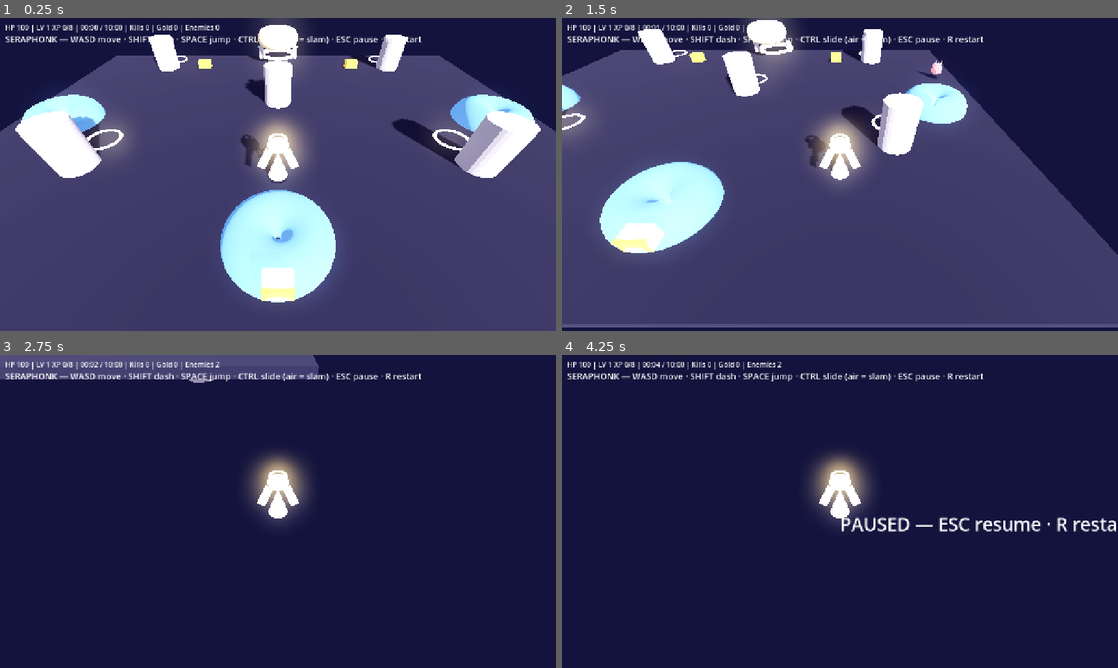
Above: before the commit, frames 1-4 (two rows, left to right).
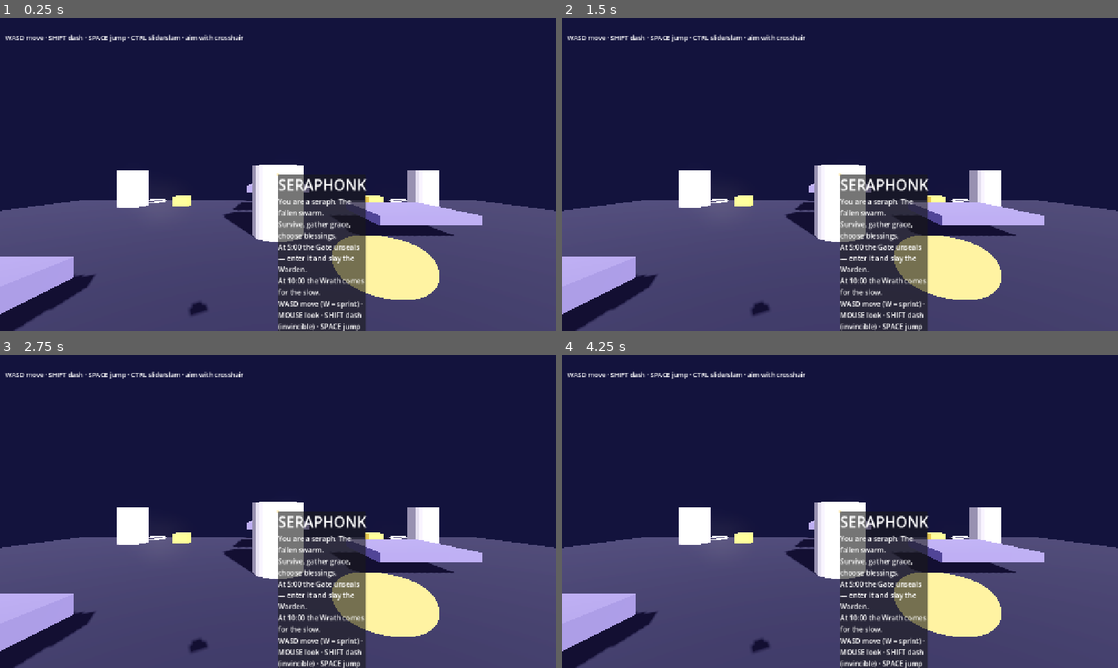
Above: after the commit, the same moments.

Repository: hl0659/seraphonk
Game: Godot game, scene res://scenes/main.tscn
Same seed, same stepped clock (60 frames per second), same inputs: the game is played once before the commit and once after it.
Inputs (mouse positions are in pixels of both pictures, inside the frame that each line leads up to):
- Up to frame 1 (0.25 s): no input
- Up to frame 2 (1.5 s): move the mouse to (962, 158) at 0.52 s; hold D (move_right) 0.53-1.28 s; hold Ctrl (slide) 0.53-1.28 s; tap Shift (dash) at 0.6 s; tap Space (jump) at 0.77, 1.07 s; move the mouse to (728, 190) at 1.27 s; hold S (move_back) from 1.28 s (still down); tap Ctrl (slide) at 1.35 s
- Up to frame 3 (2.75 s): tap Space (jump) at 1.52, 1.55, 1.82, 2.1 s; move the mouse to (333, 442) at 2.02 s; release S (move_back) at 2.03 s; hold D (move_right) from 2.03 s (still down); tap Shift (dash) at 2.3 s
- Up to frame 4 (4.25 s): move the mouse to (812, 574) at 2.77 s; release D (move_right) at 2.78 s; hold W (move_forward) 2.78-3.53 s; tap Shift (dash) at 2.85 s; tap Space (jump) at 3.02, 3.32, 3.77, 3.8, 4.07 s; tap Ctrl (slide) at 3.05 s; tap Enter at 3.5 s; move the mouse to (1006, 558) at 3.52 s; hold A (move_left) from 3.53 s (still down); hold Ctrl (slide) from 3.53 s (still down); tap Escape (ui_cancel) at 4.15 s

The runs differ from the first frame. In frame 1, 60% of the frame differs, in the area x 0-100%, y 0-100%; in frame 2, 58%; in frame 3, 46%; in frame 4, 43%.

Commit message:
feat(fps): first-person controller + flyers + onboarding + platforms + crosshair aim

Diff:
--- a/godot/scenes/main.tscn
+++ b/godot/scenes/main.tscn
@@ -30,9 +30,9 @@
 script = ExtResource("2")
 
 [node name="Cam" type="Camera3D" parent="Player"]
-transform = Transform3D(1, 0, 0, 0, 0.7, 0.7, 0, -0.7, 0.7, 0, 9, 9)
+transform = Transform3D(1, 0, 0, 0, 1, 0, 0, 0, 1, 0, 1.62, 0)
 current = true
-fov = 70.0
+fov = 75.0
 
 [node name="Director" type="Node3D" parent="."]
 script = ExtResource("3")
--- a/godot/scripts/enemy.gd
+++ b/godot/scripts/enemy.gd
@@ -6,12 +6,15 @@
 var radius := 0.6
 var contact := 8.0
 var elite := false
+var flying := false
+var base_y := 0.0
 var mesh: MeshInstance3D
 var mat: StandardMaterial3D
 var flash := 0.0
 
-func setup(p_elite: bool, hp_scale: float) -> void:
+func setup(p_elite: bool, hp_scale: float, p_flying: bool = false) -> void:
 	elite = p_elite
+	flying = p_flying and not p_elite
 	var mult := 6.0 if elite else 1.0
 	max_hp = (90.0 if elite else 20.0) * hp_scale * mult / (6.0 if elite else 1.0)
 	if elite:
@@ -20,6 +23,27 @@
 	speed = (2.4 if elite else 3.2 + randf() * 1.2) * (1.0 + hp_scale * 0.03)
 	radius = 1.1 if elite else 0.6
 	contact = 16.0 if elite else 8.0
+	if flying:
+		hp = 12.0 * hp_scale
+		max_hp = hp
+		speed = 4.5
+		radius = 0.45
+		contact = 6.0
+		base_y = 3.0
+		mesh = MeshInstance3D.new()
+		var wm := SphereMesh.new()
+		wm.radius = radius
+		wm.height = radius * 2.0
+		mesh.mesh = wm
+		mat = StandardMaterial3D.new()
+		mat.albedo_color = Color(0.6, 0.9, 1.0)
+		mat.emission_enabled = true
+		mat.emission = Color(0.4, 0.8, 1.0)
+		mat.emission_energy_multiplier = 2.0
+		mesh.material_override = mat
+		mesh.position.y = base_y
+		add_child(mesh)
+		return
 	if ResourceLoader.exists("res://assets/models/fallen.glb"):
 		var ps := load("res://assets/models/fallen.glb") as PackedScene
 		if ps:
@@ -96,6 +120,11 @@
 	if flash > 0.0:
 		flash = maxf(0.0, flash - dt * 6.0)
 		mat.emission_energy_multiplier = 0.7 + flash * 3.0
+	if flying:
+		# hover + bob; game.gd steers XZ and dive
+		mesh.position.y = base_y + sin(Time.get_ticks_msec() / 280.0 + float(get_instance_id() % 10)) * 0.4
+		mesh.rotation.y += dt * 3.0
+		return
 	# hover bob
 	if mesh:
 		mesh.position.y = radius * 1.5 + sin(Time.get_ticks_msec() / 300.0 + float(get_instance_id() % 10)) * 0.15
--- a/godot/scripts/game.gd
+++ b/godot/scripts/game.gd
@@ -9,7 +9,7 @@
 
 var player: CharacterBody3D
 var cam: Camera3D
-var cam_base_fov := 70.0
+var cam_base_fov := 75.0
 var trauma := 0.0
 var hitstop_t := 0.0
 var t := 0.0
@@ -69,7 +69,45 @@
 	_build_hud()
 	_build_shrines_chests()
 	weapons.append({"id": "chakram", "lvl": 1, "cd": 0.0})
+	_show_start()
 	set_process(true)
+
+func _show_start() -> void:
+	# start overlay: goal + controls + Start (captures mouse). Skipped headless.
+	if DisplayServer.get_name() == "headless":
+		return
+	get_tree().paused = true
+	Input.mouse_mode = Input.MOUSE_MODE_VISIBLE
+	var panel := PanelContainer.new()
+	panel.name = "StartPanel"
+	panel.set_anchors_preset(Control.PRESET_CENTER)
+	var vb := VBoxContainer.new()
+	panel.add_child(vb)
+	var t := Label.new()
+	t.add_theme_font_size_override("font_size", 34)
+	t.text = "SERAPHONK"
+	vb.add_child(t)
+	var g := Label.new()
+	g.add_theme_font_size_override("font_size", 16)
+	g.text = "You are a seraph. The fallen swarm.\nSurvive, gather grace, choose blessings.\nAt 5:00 the Gate unseals — enter it and slay the Warden.\nAt 10:00 the Wrath comes for the slow."
+	g.autowrap_mode = TextServer.AUTOWRAP_WORD_SMART
+	vb.add_child(g)
+	var c := Label.new()
+	c.add_theme_font_size_override("font_size", 16)
+	c.text = "WASD move (W = sprint) · MOUSE look · SHIFT dash (invincible) · SPACE jump (mid-dash = dash-jump) · CTRL slide, CTRL in air = slam · ESC pause · R restart"
+	c.autowrap_mode = TextServer.AUTOWRAP_WORD_SMART
+	vb.add_child(c)
+	var b := Button.new()
+	b.text = "ASCEND"
+	b.pressed.connect(_start_game.bind(panel))
+	vb.add_child(b)
+	hud_layer.add_child(panel)
+
+func _start_game(panel: PanelContainer) -> void:
+	panel.queue_free()
+	get_tree().paused = false
+	if DisplayServer.get_name() != "headless":
+		Input.mouse_mode = Input.MOUSE_MODE_CAPTURED
 
 func _build_arena() -> void:
 	var floor_body := StaticBody3D.new()
@@ -125,6 +163,32 @@
 			sb.add_child(mi)
 		sb.position = Vector3(p.x, 0, p.z)
 		add_child(sb)
+	# jumpable choir platforms (slam-from-above plays, escape routes)
+	var plat_spots := [[Vector3(-6, 0, 4), 1.0], [Vector3(6, 0, -4), 1.0], [Vector3(0, 0, -9), 1.9]]
+	for ps in plat_spots:
+		var ppos: Vector3 = ps[0]
+		var ph: float = ps[1]
+		var pb := StaticBody3D.new()
+		var pc := CollisionShape3D.new()
+		var pbox := BoxShape3D.new()
+		pbox.size = Vector3(4.0, 0.4, 4.0)
+		pc.shape = pbox
+		pc.position.y = ph - 0.2
+		pb.add_child(pc)
+		var pm2 := MeshInstance3D.new()
+		var pmm := BoxMesh.new()
+		pmm.size = Vector3(4.0, 0.4, 4.0)
+		pm2.mesh = pmm
+		var pmat := StandardMaterial3D.new()
+		pmat.albedo_color = Color(0.35, 0.32, 0.45)
+		pmat.emission_enabled = true
+		pmat.emission = Color(0.45, 0.4, 0.8)
+		pmat.emission_energy_multiplier = 0.5
+		pm2.material_override = pmat
+		pm2.position.y = ph - 0.2
+		pb.add_child(pm2)
+		pb.position = Vector3(ppos.x, 0, ppos.z)
+		add_child(pb)
 	# Sanctum Gate (boss portal) at north edge
 	var gate_pos := Vector3(0, 2.5, -ARENA.y * 0.5 + 2.0)
 	var gate_model := _try_model("res://assets/models/gate.glb")
@@ -162,10 +226,23 @@
 	draft_panel.set_anchors_preset(Control.PRESET_CENTER)
 	hud_layer.add_child(draft_panel)
 	title_label = Label.new()
-	title_label.add_theme_font_size_override("font_size", 20)
-	title_label.text = "SERAPHONK — WASD move · SHIFT dash · SPACE jump · CTRL slide (air = slam) · ESC pause · R restart"
+	title_label.add_theme_font_size_override("font_size", 15)
+	title_label.text = "WASD move · SHIFT dash · SPACE jump · CTRL slide/slam · aim with crosshair"
 	title_label.position = Vector2(12, 34)
 	hud_layer.add_child(title_label)
+	var objective := Label.new()
+	objective.name = "Objective"
+	objective.add_theme_font_size_override("font_size", 17)
+	objective.set_anchors_preset(Control.PRESET_CENTER_TOP)
+	objective.position = Vector2(-260, 10)
+	hud_layer.add_child(objective)
+	var cross := ColorRect.new()
+	cross.name = "Crosshair"
+	cross.color = Color(1, 0.95, 0.8)
+	cross.set_anchors_preset(Control.PRESET_CENTER)
+	cross.position = Vector2(-2, -2)
+	cross.size = Vector2(4, 4)
+	hud_layer.add_child(cross)
 	pause_label = Label.new()
 	pause_label.add_theme_font_size_override("font_size", 42)
 	pause_label.text = "PAUSED — ESC resume · R restart"
@@ -212,6 +289,8 @@
 	if Input.is_action_just_pressed("ui_cancel"):
 		get_tree().paused = not get_tree().paused
 		pause_label.visible = get_tree().paused
+		if DisplayServer.get_name() != "headless":
+			Input.mouse_mode = Input.MOUSE_MODE_VISIBLE if get_tree().paused else Input.MOUSE_MODE_CAPTURED
 		return
 	if Input.is_key_pressed(KEY_R):
 		get_tree().paused = false
@@ -223,8 +302,6 @@
 		hitstop_t -= dt
 		return
 	t += dt
-	if title_label and t > 12.0:
-		title_label.visible = false
 	_director(dt)
 	_weapons(dt)
 	_enemies(dt)
@@ -253,14 +330,14 @@
 		_spawn_enemy(true)
 	while spawn_acc >= 1.0 and alive < want:
 		spawn_acc -= 1.0
-		_spawn_enemy(false)
+		_spawn_enemy(false, randf() < 0.3)
 		alive += 1
 	if t >= RUN_LEN and not victory:
 		# Wrath swarm: flood + end pressure
 		for i in 12:
-			_spawn_enemy(false)
-
-func _spawn_enemy(elite: bool) -> void:
+			_spawn_enemy(false, false)
+
+func _spawn_enemy(elite: bool, flying: bool = false) -> void:
 	var e := Node3D.new()
 	e.set_script(load("res://scripts/enemy.gd"))
 	var ang := randf() * TAU
@@ -269,7 +346,7 @@
 	e.position = Vector3(clampf(pp.x + cos(ang) * r, -ARENA.x * 0.5 + 1.0, ARENA.x * 0.5 - 1.0), 0, clampf(pp.z + sin(ang) * r, -ARENA.y * 0.5 + 1.0, ARENA.y * 0.5 - 1.0))
 	add_child(e)
 	var hp_scale := 1.0 + t / 120.0
-	e.call("setup", elite, hp_scale)
+	e.call("setup", elite, hp_scale, flying)
 	enemies.append(e)
 
 func _weapons(dt: float) -> void:
@@ -305,19 +382,38 @@
 		_damage_area(hit_pos, 1.6 + tomes["radius"] * 0.25, dmg, false)
 
 func _trumpet_volley(count: int, dmg: float) -> void:
-	var target := _nearest_enemy(26.0)
-	if target == null:
-		return
+	# FPS aim: crosshair ray — best target inside a narrow cone, else straight ahead
+	var aim: Vector3 = -cam.global_transform.basis.z
+	var target := _enemy_in_crosshair(0.985)
+	var base_dir: Vector3 = ((target.global_position + Vector3(0, 1.2, 0)) - (player.global_position + Vector3(0, 1.5, 0))).normalized() if target else aim
 	for i in count:
 		var p := Node3D.new()
 		p.set_script(load("res://scripts/projectile.gd"))
 		add_child(p)
-		var dir: Vector3 = (target.global_position - player.global_position).normalized()
-		var spread := (float(i) - float(count - 1) * 0.5) * 0.12
-		dir = dir.rotated(Vector3.UP, spread)
-		p.call("setup", player.global_position + Vector3(0, 1.2, 0), dir, 22.0, dmg, 3.0)
+		var dir: Vector3 = base_dir.rotated(Vector3.UP, (float(i) - float(count - 1) * 0.5) * 0.1)
+		p.call("setup", player.global_position + Vector3(0, 1.5, 0), dir, 26.0, dmg, 2.5)
 		projectiles.append(p)
 	sfx.call("play", "shoot")
+
+func _enemy_in_crosshair(min_dot: float) -> Node3D:
+	var aim: Vector3 = -cam.global_transform.basis.z
+	var from: Vector3 = player.global_position + Vector3(0, 1.5, 0)
+	var best: Node3D = null
+	var best_d := 30.0
+	for e in enemies:
+		if not is_instance_valid(e):
+			continue
+		var en := e as Node3D
+		var to: Vector3 = (en.global_position + Vector3(0, 1.2, 0)) - from
+		var d := to.length()
+		if d > 30.0 or d < 0.5:
+			continue
+		if to.normalized().dot(aim) < min_dot:
+			continue
+		if d < best_d:
+			best_d = d
+			best = en
+	return best
 
 func _damage_area(center: Vector3, radius: float, dmg: float, heavy: bool) -> void:
 	var killed: Array = []
@@ -344,8 +440,7 @@
 	trauma = minf(1.0, trauma + (0.25 if heavy or elite else 0.08))
 	if heavy or elite:
 		hitstop_t = 0.06
-		if cam:
-			cam.fov = cam_base_fov + 4.0
+		player.set("trauma", minf(1.0, float(player.get("trauma")) + 0.3))
 	if e == warden:
 		warden = null
 		victory = true
@@ -367,6 +462,21 @@
 		if not is_instance_valid(e):
 			continue
 		var en := e as Node3D
+		if bool(en.get("flying")):
+			var anchor: Vector3 = pp + Vector3(0, 1.4, 0)
+			var to: Vector3 = anchor - en.global_position
+			var fd := to.length()
+			if fd > 0.1:
+				var fspd: float = float(en.get("speed"))
+				en.global_position += to.normalized() * fspd * dt
+				en.global_position.y = clampf(en.global_position.y, 1.2, 6.0)
+			if fd < 1.5 and float(player.get("iframes_t")) <= 0.0:
+				player.set("hp", float(player.get("hp")) - float(en.get("contact")) * dt * 3.0)
+				if float(player.get("hp")) <= 0.0 and not game_over:
+					game_over = true
+					sfx.call("play", "die")
+					_show_end(false)
+			continue
 		var to_p: Vector3 = pp - en.global_position
 		to_p.y = 0.0
 		var d := to_p.length()
@@ -440,6 +550,8 @@
 	sfx.call("play", "levelup")
 	draft_open = true
 	get_tree().paused = true
+	if DisplayServer.get_name() != "headless":
+		Input.mouse_mode = Input.MOUSE_MODE_VISIBLE
 	var vb: VBoxContainer = draft_panel.get_node("Choices")
 	for c in vb.get_children():
 		c.queue_free()
@@ -484,6 +596,8 @@
 	draft_panel.visible = false
 	draft_open = false
 	get_tree().paused = false
+	if DisplayServer.get_name() != "headless":
+		Input.mouse_mode = Input.MOUSE_MODE_CAPTURED
 
 func _shrines(dt: float) -> void:
 	var pp := player.global_position
@@ -577,17 +691,18 @@
 
 func _juice(dt: float) -> void:
 	trauma = maxf(0.0, trauma - dt * 1.8)
+	# player owns FOV; game only adds positional shake here
 	if cam:
 		var sh := trauma * trauma * 0.6
 		cam.h_offset = randf_range(-sh, sh)
 		cam.v_offset = randf_range(-sh, sh)
-		cam.fov = lerpf(cam.fov, cam_base_fov + (4.0 if trauma > 0.4 else 0.0), dt * 8.0)
 	# slam AoE hook from player
 	if player.get("just_slammed"):
 		player.set("just_slammed", false)
 		_damage_area(player.global_position, 3.0 + tomes["radius"] * 0.4, 30.0, true)
 		sfx.call("play", "slam")
 		trauma = minf(1.0, trauma + 0.55)
+		player.set("trauma", minf(1.0, float(player.get("trauma")) + 0.55))
 		hitstop_t = 0.045
 
 func _hud() -> void:
@@ -595,6 +710,15 @@
 	var secs := int(t) % 60
 	hud_label.text = "HP %.0f | LV %d XP %.0f/%.0f | %02d:%02d / 10:00 | Kills %d | Gold %d | Enemies %d" % [
 		float(player.get("hp")), level, xp, xp_next, mins, secs, kills, gold, enemies.size()]
+	var obj := hud_layer.get_node_or_null("Objective") as Label
+	if obj:
+		if warden_spawned and warden != null:
+			obj.text = "SLAY THE WARDEN"
+		elif not gate_sealed:
+			obj.text = "THE GATE IS OPEN — enter the golden ring (north)"
+		else:
+			var left := int(300.0 - t)
+			obj.text = "Survive · gather grace · Gate opens in %d:%02d" % [left / 60, left % 60]
 
 func _show_end(won: bool) -> void:
 	var l := Label.new()
--- a/godot/scripts/player.gd
+++ b/godot/scripts/player.gd
@@ -1,10 +1,13 @@
 extends CharacterBody3D
-## SERAPHONK player — ports engine/movement.py to 3D. Production foundation, not final feel.
+## SERAPHONK FPS controller — Ultrakill-inspired first-person movement.
+## WASD camera-relative, mouse look, dash i-frames, dash-jump, slide, slam.
 const WALK := 7.5
+const SPRINT_MULT := 1.25
 const DASH := 19.0
 const DASH_TIME := 0.16
 const IFRAMES := 0.25
 const SLIDE := 10.5
+const SLIDE_FRICTION := 1.8
 const SLAM_FALL := 28.0
 const SLAM_AOE := 3.0
 const MAX_STAMINA := 3.0
@@ -14,6 +17,9 @@
 const JUMP_VEL := 9.0
 const DASH_JUMP_VEL := 10.5
 const GRAVITY := 24.0
+const MOUSE_SENS := 0.0022
+const PITCH_MIN := -1.55
+const PITCH_MAX := 1.55
 
 var stamina := MAX_STAMINA
 var dash_t := 0.0
@@ -27,102 +33,165 @@
 var max_hp := 100.0
 var walk_mult := 1.0
 var just_slammed := false
+var yaw := 0.0
+var pitch := 0.0
+var bob_t := 0.0
+var headless := false
+var cam: Camera3D
+var viewmodel: Node3D
 
 func _ready() -> void:
-	# seraph body: Blender-forged seraph.glb if present, else ivory primitives
-	var have_model := false
-	if ResourceLoader.exists("res://assets/models/seraph.glb"):
-		var ps := load("res://assets/models/seraph.glb") as PackedScene
-		if ps:
-			var inst := ps.instantiate() as Node3D
-			add_child(inst)
-			have_model = true
-	if not have_model:
-		var body := MeshInstance3D.new()
-		var cap := CapsuleMesh.new()
-		cap.radius = 0.5
-		cap.height = 1.6
-		body.mesh = cap
-		var bm := StandardMaterial3D.new()
-		bm.albedo_color = Color(0.95, 0.93, 0.85)
-		bm.emission_enabled = true
-		bm.emission = Color(1.0, 0.95, 0.75)
-		bm.emission_energy_multiplier = 0.5
-		body.material_override = bm
-		add_child(body)
-	# halo ring (iconic readable even with model)
-	var halo := MeshInstance3D.new()
+	headless = DisplayServer.get_name() == "headless"
+	cam = $Cam
+	# collision capsule (invisible body in first person)
+	var col := CollisionShape3D.new()
+	var cs := CapsuleShape3D.new()
+	cs.radius = 0.45
+	cs.height = 1.7
+	col.shape = cs
+	col.position.y = 0.9
+	add_child(col)
+	_build_viewmodel()
+	if not headless:
+		Input.mouse_mode = Input.MOUSE_MODE_CAPTURED
+
+func _build_viewmodel() -> void:
+	# gold halo-ring bottom-center = your "trumpet" anchor; wings flare on dash
+	viewmodel = Node3D.new()
+	viewmodel.position = Vector3(0.35, -0.3, -0.7)
+	cam.add_child(viewmodel)
+	var ring := MeshInstance3D.new()
 	var tor := TorusMesh.new()
-	tor.inner_radius = 0.08
-	tor.outer_radius = 0.55
-	halo.mesh = tor
+	tor.inner_radius = 0.04
+	tor.outer_radius = 0.16
+	ring.mesh = tor
 	var hm := StandardMaterial3D.new()
 	hm.albedo_color = Color(1, 0.9, 0.5)
 	hm.emission_enabled = true
 	hm.emission = Color(1.0, 0.8, 0.3)
 	hm.emission_energy_multiplier = 2.5
-	halo.material_override = hm
-	halo.position.y = 2.1
-	add_child(halo)
-	var col := CollisionShape3D.new()
-	var cs := CapsuleShape3D.new()
-	cs.radius = 0.5
-	cs.height = 1.6
-	col.shape = cs
-	col.position.y = 0.9
-	add_child(col)
+	hm.shading_mode = BaseMaterial3D.SHADING_MODE_UNSHADED
+	ring.material_override = hm
+	viewmodel.add_child(ring)
+
+func _unhandled_input(event: InputEvent) -> void:
+	if headless:
+		return
+	if event is InputEventMouseMotion and Input.mouse_mode == Input.MOUSE_MODE_CAPTURED:
+		var mm := event as InputEventMouseMotion
+		yaw -= mm.relative.x * MOUSE_SENS
+		pitch = clampf(pitch - mm.relative.y * MOUSE_SENS, PITCH_MIN, PITCH_MAX)
+		rotation.y = yaw
+		cam.rotation.x = pitch
+
+func aim_dir() -> Vector3:
+	return -cam.global_transform.basis.z
 
 func _physics_process(dt: float) -> void:
+	var fwd_in := Input.get_axis("move_back", "move_forward")
+	var strafe_in := Input.get_axis("move_left", "move_right")
+	var sin_y := sin(yaw)
+	var cos_y := cos(yaw)
+	# camera-relative wish on floor plane (forward = -Z rotated by yaw)
 	var wish := Vector3(
-		Input.get_axis("move_left", "move_right"),
+		strafe_in * cos_y - fwd_in * sin_y,
 		0.0,
-		Input.get_axis("move_forward", "move_back")).limit_length(1.0)
-	# camera-relative would go here once follow-cam lands
-	if Input.is_action_just_pressed("jump"): buffer_t = BUFFER
-	else: buffer_t = maxf(0.0, buffer_t - dt)
-	if is_on_floor(): coyote_t = COYOTE
-	else: coyote_t = maxf(0.0, coyote_t - dt)
+		-fwd_in * cos_y - strafe_in * sin_y)
+	if wish.length() > 1.0:
+		wish = wish.normalized()
+	var grounded := is_on_floor() and not slamming
+	if Input.is_action_just_pressed("jump"):
+		buffer_t = BUFFER
+	else:
+		buffer_t = maxf(0.0, buffer_t - dt)
+	if grounded:
+		coyote_t = COYOTE
+	else:
+		coyote_t = maxf(0.0, coyote_t - dt)
+	# sprint = holding forward (Ultrakill pace); slide needs speed
+	var sprinting := fwd_in > 0.1 and not sliding
 	if Input.is_action_just_pressed("dash") and stamina >= 1.0 and dash_t <= 0.0:
 		stamina -= 1.0
 		var d := wish if wish.length() > 0.01 else -global_transform.basis.z
-		velocity.x = d.x * DASH; velocity.z = d.z * DASH
-		dash_t = DASH_TIME; iframes_t = IFRAMES; slamming = false
-	if not sliding:
+		d.y = 0.0
+		d = d.normalized()
+		velocity.x = d.x * DASH
+		velocity.z = d.z * DASH
+		dash_t = DASH_TIME
+		iframes_t = IFRAMES
+		slamming = false
+	var sliding_intent := Input.is_action_pressed("slide") and is_on_floor() and not slamming
+	if not sliding and not sliding_intent:
 		stamina = minf(MAX_STAMINA, stamina + REGEN * dt)
 	dash_t = maxf(0.0, dash_t - dt)
 	iframes_t = maxf(0.0, iframes_t - dt)
-	# dash-jump: buffered jump during dash costs 2nd bar, keeps momentum
+	# dash-jump keeps dash momentum + vertical pop (2nd stamina bar)
 	if buffer_t > 0.0 and dash_t > 0.0 and not slamming:
 		if stamina >= 1.0:
-			stamina -= 1.0; dash_t = 0.0; sliding = false
-			velocity.y = DASH_JUMP_VEL; buffer_t = 0.0; coyote_t = 0.0
-		else: buffer_t = 0.0
-	elif buffer_t > 0.0 and (is_on_floor() or coyote_t > 0.0) and not slamming:
-		velocity.y = JUMP_VEL; buffer_t = 0.0; coyote_t = 0.0; sliding = false
-	# slide / slam
+			stamina -= 1.0
+			dash_t = 0.0
+			sliding = false
+			velocity.y = DASH_JUMP_VEL
+			buffer_t = 0.0
+			coyote_t = 0.0
+		else:
+			buffer_t = 0.0
+	elif buffer_t > 0.0 and sliding and not slamming:
+		sliding = false
+		velocity.y = JUMP_VEL
+		buffer_t = 0.0
+		coyote_t = 0.0
+	elif buffer_t > 0.0 and (grounded or coyote_t > 0.0) and not slamming:
+		velocity.y = JUMP_VEL
+		buffer_t = 0.0
+		coyote_t = 0.0
+		sliding = false
 	var slide_held := Input.is_action_pressed("slide")
 	if slide_held and not is_on_floor() and not slamming:
-		slamming = true; sliding = false; dash_t = 0.0
-		velocity.x *= 0.05; velocity.z *= 0.05; velocity.y = -SLAM_FALL
+		slamming = true
+		sliding = false
+		dash_t = 0.0
+		velocity.x *= 0.05
+		velocity.z *= 0.05
+		velocity.y = -SLAM_FALL
 	if slamming:
 		if is_on_floor():
 			slamming = false
 			just_slammed = true
-			trauma = minf(1.0, trauma + 0.55)  # caller spawns AoE of SLAM_AOE
+			trauma = minf(1.0, trauma + 0.55)
+		move_and_slide()
+		return
+	if dash_t > 0.0:
 		move_and_slide()
 		return
 	if slide_held and is_on_floor():
-		sliding = true; dash_t = 0.0
+		sliding = true
 		var spd := Vector2(velocity.x, velocity.z).length()
-		var target := maxf(SLIDE, spd - 1.8 * SLIDE * dt)
-		var d := wish if wish.length() > 0.01 else Vector3(velocity.x, 0, velocity.z).normalized()
-		velocity.x = d.x * target; velocity.z = d.z * target
+		var target := maxf(SLIDE, spd - SLIDE_FRICTION * SLIDE * dt)
+		var hv := Vector2(velocity.x, velocity.z)
+		var d := wish if wish.length() > 0.01 else Vector3(hv.x, 0, hv.y).normalized()
+		velocity.x = d.x * target
+		velocity.z = d.z * target
+		velocity.y = minf(velocity.y, -0.5)
 	elif not is_on_floor():
-		velocity.x += wish.x * 12.0 * dt; velocity.z += wish.z * 12.0 * dt
+		velocity.x += wish.x * 14.0 * dt
+		velocity.z += wish.z * 14.0 * dt
 		velocity.y -= GRAVITY * dt
 	else:
 		sliding = false
-		velocity.x = wish.x * WALK * walk_mult; velocity.z = wish.z * WALK * walk_mult
-		if velocity.y < 0.0: velocity.y = -0.5
+		var spd := WALK * walk_mult * (SPRINT_MULT if sprinting else 1.0)
+		velocity.x = wish.x * spd
+		velocity.z = wish.z * spd
+		if velocity.y < 0.0:
+			velocity.y = -0.5
 	move_and_slide()
 	trauma = maxf(0.0, trauma - dt * 1.6)
+	# head bob + strafe tilt (no camera position fighting: offsets only)
+	var hspd := Vector2(velocity.x, velocity.z).length()
+	if is_on_floor() and hspd > 1.0:
+		bob_t += dt * hspd * 1.4
+	cam.position = Vector3(0, 1.62 + sin(bob_t) * 0.045, 0)
+	cam.rotation.z = lerpf(cam.rotation.z, -strafe_in * 0.025, dt * 8.0)
+	# FOV: base 75, +dash kick, +trauma swell
+	var want_fov := 75.0 + (7.0 if dash_t > 0.0 else 0.0) + (4.0 if trauma > 0.4 else 0.0)
+	cam.fov = lerpf(cam.fov, want_fov, dt * 8.0)
